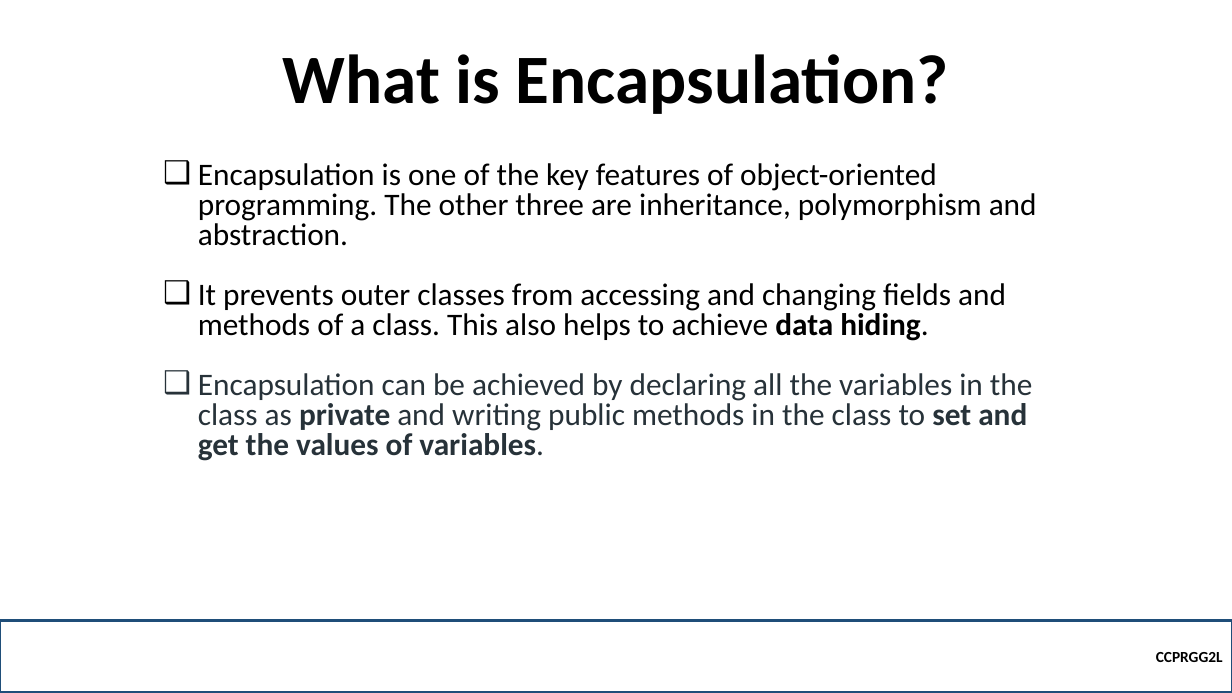
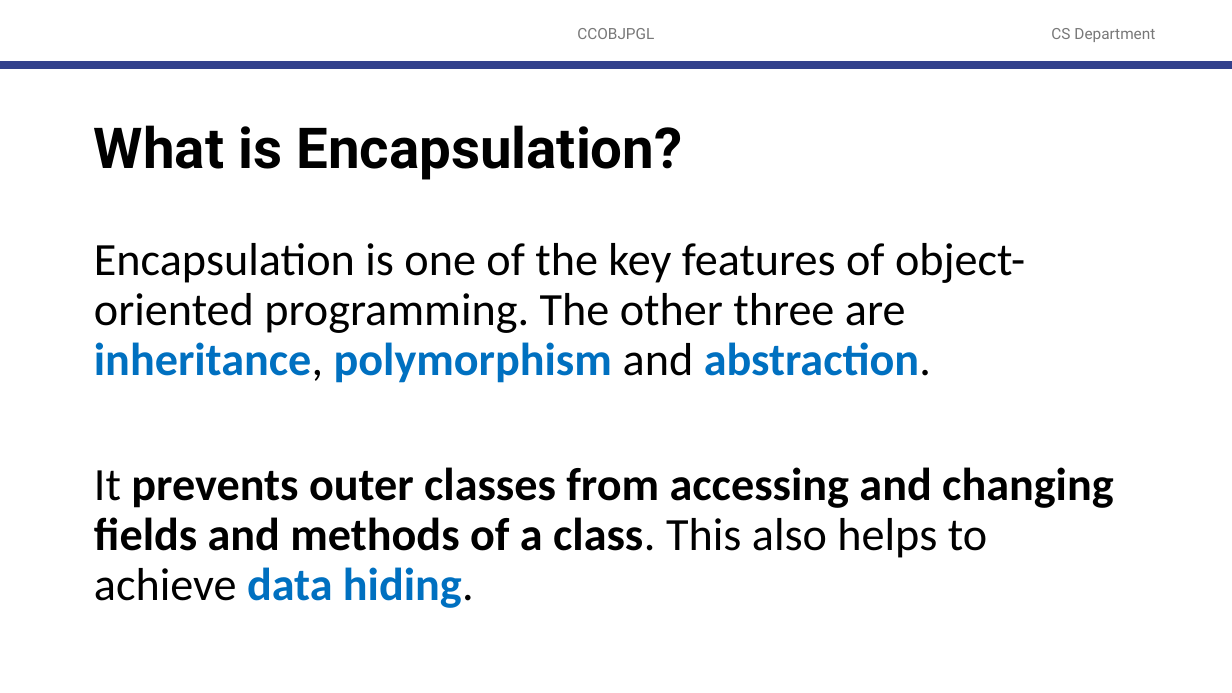
Before and after one commit to robitussin/CCOBJPGL, a slide deck: slide 2 of 2 - Encapsulation/Encapsulation.pptx. Drawn at 1232x693 pixels with LibreOffice and Linux fonts; fonts in the diff are those of the drawing; background and template pictures are left out. Boxes give left, top, right and bottom in pixels: in the first picture for what was removed or moved away, otherwise in the second. Text is boxed around its words. In the diff, an @@ line names an element or a change of style, - is before the commit and + after.

```diff
--- a/2 - Encapsulation/Encapsulation.pptx
+++ b/2 - Encapsulation/Encapsulation.pptx
@@ text added at box(577, 28, 654, 39), 12 pt, text #797979 @@
+CCOBJPGL
@@ text added at box(1051, 28, 1155, 42), 12 pt, text #797979 @@
+CS Department
@@ line added from (0, 65) to (1232, 65), #32418C 6 pt @@
@@ title "What is Encapsulation?": place and size @@
-title "What is Encapsulation?" at box(283, 54, 949, 114)
+title "What is Encapsulation?" at box(94, 125, 682, 180)
@@ title "What is Encapsulation?" at box(94, 125, 682, 180): size 54 to 44 pt, font Calibri to Roboto; alignment centre to left; vertical alignment bottom to middle @@
@@ text "Encapsulation is one of the ...": place and size @@
-text "Encapsulation is one of the ..." at box(198, 163, 1037, 461)
+text "Encapsulation is one of the ..." at box(94, 243, 1113, 608)
@@ text "Encapsulation is one of the ..." at box(94, 243, 1113, 608): size 24.4 to 36 pt; text colour #000000 to #0070C0 in "inheritance, polymorphism abstraction.", "data hiding."; bold on in "inheritance, polymorphism abstraction.", "prevents outer classes from accessing and changing ..."; bullet ❑ to none; line spacing 0.8 to 0.9; more space between paragraphs; vertical alignment bottom to top @@
@@ text at box(198, 373, 1032, 461): paragraph removed @@
-❑ Encapsulation can be achieved by declaring all the variables in the class as private and writing public methods in the class to set and get the values of variables.
@@ rectangle removed at box(0, 620, 1232, 693) @@
-CCPRGG2L
```
Also in this commit, not shown: 4 other slides changed, 9 slides added, 1 slide removed, 1 other file.
